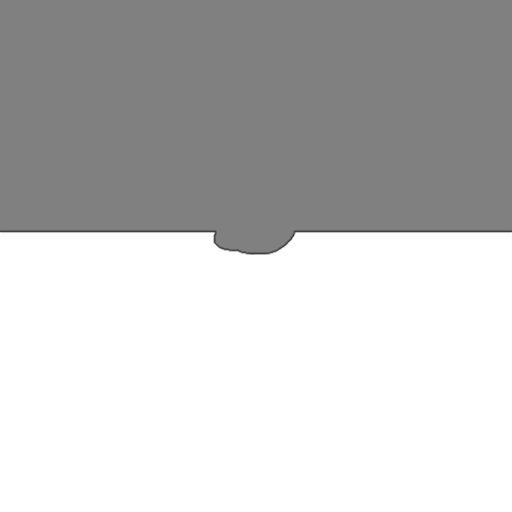
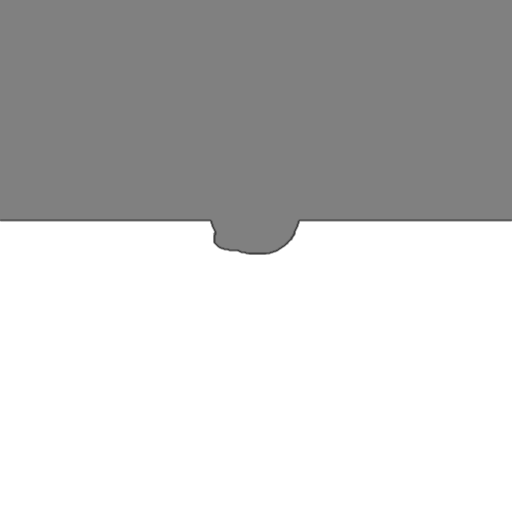
Revision of a layered (512, 512) image; what changed, layer by layer:
added layer "Layer 3 copy 2" (50%) above "Layer 3 copy" over (0, 220, 512, 254)
hid "Layer 3" over (0, 231, 512, 254)
added layer "Layer 1 copy 12" above "Layer 1" over (0, 219, 512, 254)
hid "Layer 1" over (0, 219, 512, 255)
